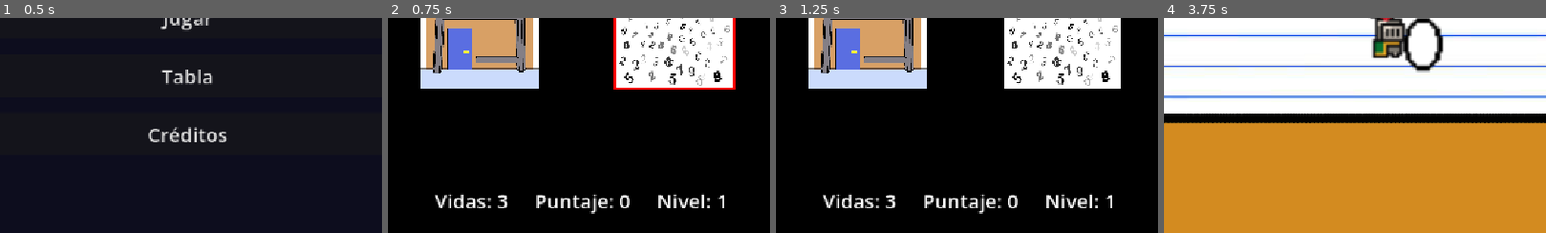
Above: before the commit, frames 1-4 (left to right).
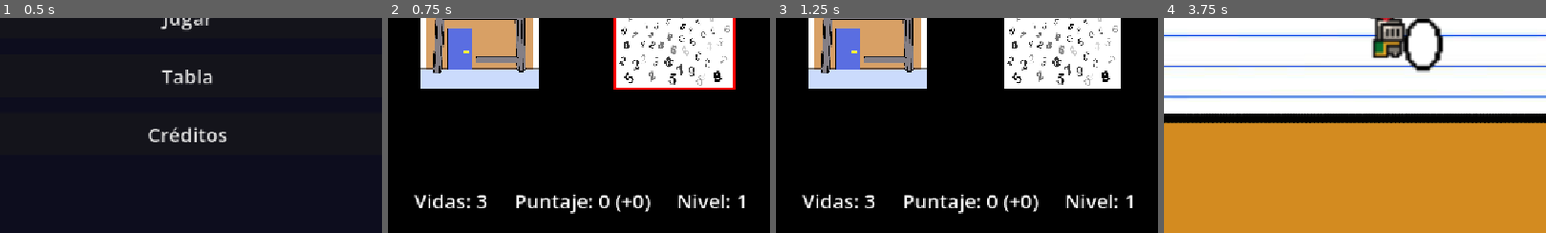
Above: after the commit, the same moments.

Repository: Mochytk/INF377-Microjuegos
Game: Godot game, scene res://Core/scenes/core.tscn
The game is run twice, just before and just after one commit, with the same random seed, the same clock (stepped at 60 frames per second) and the same inputs.
Inputs (mouse positions are % of the whole screen's width and height, from its top left):
- Up to frame 1 (0.5 s): no input
- Up to frame 2 (0.75 s): click "Jugar" at 0.5 s
- Up to frame 3 (1.25 s): no input
- Up to frame 4 (3.75 s): tap Enter (ui_accept) at 1.25, 1.52, 2.27, 3.5 s; move the mouse to (72, 45) at 1.27 s; hold Right (ui_right) 1.28-2.78 s; click (72, 45) at 1.42 s; move the mouse to (30, 55) at 2.02 s; move the mouse to (60, 28) at 2.77 s; hold Left (ui_left) 2.78-3.53 s; move the mouse to (45, 70) at 3.52 s; hold Right (ui_right) from 3.53 s (still down); click (45, 70) at 3.67 s
The pictures show only the part of the screen within x 25-75%, y 50-100%; the shares and areas given below are measured in that part.

Frame 1 is identical in both runs. In frame 2, 3.2% of the frame differs, in the area x 6-94%, y 81-92%; in frame 3, 3.2%; in frame 4, nothing differs.

Commit message:
Core: puntaje por rendimiento (máx. 20 puntos por juego x dificultad)
end_microgame recibe un rendimiento 0-1. time_performance() da 20 puntos si
se usa <=20% del tiempo y baja linealmente hasta 5 puntos al usar todo el
tiempo. El HUD muestra los puntos del último juego. Corrige 'Benjamin' en créditos.

Co-Authored-By: Claude Sonnet 5.5 <noreply@anthropic.com>
Claude-Session: https://claude.ai/code/session_0188LrtbGebnaag5QiGckSp9

Diff:
--- a/inf-377-microjuegos/Core/scenes/core.tscn
+++ b/inf-377-microjuegos/Core/scenes/core.tscn
@@ -279,7 +279,7 @@
 
 [node name="Texto" type="Label" parent="CreditosUI/Center/VBox"]
 layout_mode = 2
-text = "ReMechón!\nINF377 - Microjuegos\n\nEquipo de desarrollo:\n\nSergio Rojas: Core, Simon Dice\nIsidora Sarmiento: Lluvia de Notas\nCristobal Pino: Microondas\nBejnamin Ponce: Puertas"
+text = "ReMechón!\nINF377 - Microjuegos\n\nEquipo de desarrollo:\n\nSergio Rojas: Core, Simon Dice\nIsidora Sarmiento: Lluvia de Notas\nCristobal Pino: Microondas\nBenjamin Ponce: Puertas"
 label_settings = SubResource("LabelSettings_body")
 horizontal_alignment = 1
 
--- a/inf-377-microjuegos/Core/scripts/core.gd
+++ b/inf-377-microjuegos/Core/scripts/core.gd
@@ -4,6 +4,12 @@
 const MAX_SCORES := 10
 const MIN_DIFFICULTY := 1.0
 const START_LIVES := 3
+# Puntaje por juego: 20 puntos con rendimiento perfecto, multiplicado por la dificultad.
+const MAX_POINTS := 20.0
+# Juegos por tiempo: si terminan usando <= 20% del tiempo es rendimiento perfecto;
+# luego baja linealmente hasta MIN_PERFORMANCE si usan todo el tiempo (5 de 20 puntos).
+const PERFECT_TIME_RATIO := 0.2
+const MIN_PERFORMANCE := 0.25
 
 @onready var transition_ui = $TransitionUI
 @onready var instruction_label = $TransitionUI/InstructionLabel
@@ -32,6 +38,7 @@
 var lives: int = START_LIVES
 # Dificultad global que leen los microjuegos (1.0 = nivel inicial, el más fácil).
 var difficulty: float = MIN_DIFFICULTY
+var last_points: float = 0.0
 var current_game_instance: Node = null
 
 func _ready() -> void:
@@ -66,6 +73,7 @@
 
 func start_game() -> void:
 	score = 0.0
+	last_points = 0.0
 	lives = START_LIVES
 	difficulty = MIN_DIFFICULTY
 	_refill_bag()
@@ -80,7 +88,7 @@
 func start_roulette() -> void:
 	_show_only(transition_ui)
 	instruction_label.text = "ReMechón!"
-	stats_label.text = "Vidas: %d     Puntaje: %s     Nivel: %s" % [lives, _fmt(score), _fmt(difficulty)]
+	stats_label.text = "Vidas: %d     Puntaje: %s (+%s)     Nivel: %s" % [lives, _fmt(score), _fmt(last_points), _fmt(difficulty)]
 	for icon in icons:
 		icon.get_node("BordeRojo").hide()
 
@@ -104,15 +112,18 @@
 	current_game_instance = load(microgames[target]).instantiate()
 	add_child(current_game_instance)
 
-func end_microgame(won: bool) -> void:
+# performance: 0.0 a 1.0 (1.0 = perfecto). Los juegos sin medición de rendimiento usan 1.0.
+func end_microgame(won: bool, performance: float = 1.0) -> void:
 	if current_game_instance:
 		current_game_instance.queue_free()
 		current_game_instance = null
 
 	if won:
-		score += difficulty
-		print("¡Minijuego superado! Puntaje: ", score)
+		last_points = MAX_POINTS * clampf(performance, 0.0, 1.0) * difficulty
+		score += last_points
+		print("¡Minijuego superado! +", last_points, " Puntaje: ", score)
 	else:
+		last_points = 0.0
 		lives -= 1
 		difficulty = maxf(MIN_DIFFICULTY, difficulty - 0.5)
 		print("¡Fallaste! Vidas restantes: ", lives)
@@ -127,6 +138,13 @@
 		_refill_bag()
 		print("¡Ronda completa! Dificultad: ", difficulty)
 	start_roulette()
+
+# Rendimiento (0-1) según la fracción del tiempo usada (0 = instantáneo, 1 = justo a tiempo).
+func time_performance(used_ratio: float) -> float:
+	if used_ratio <= PERFECT_TIME_RATIO:
+		return 1.0
+	var t := (clampf(used_ratio, 0.0, 1.0) - PERFECT_TIME_RATIO) / (1.0 - PERFECT_TIME_RATIO)
+	return lerpf(1.0, MIN_PERFORMANCE, t)
 
 # ---------- Game over y tabla de posiciones ----------
 
